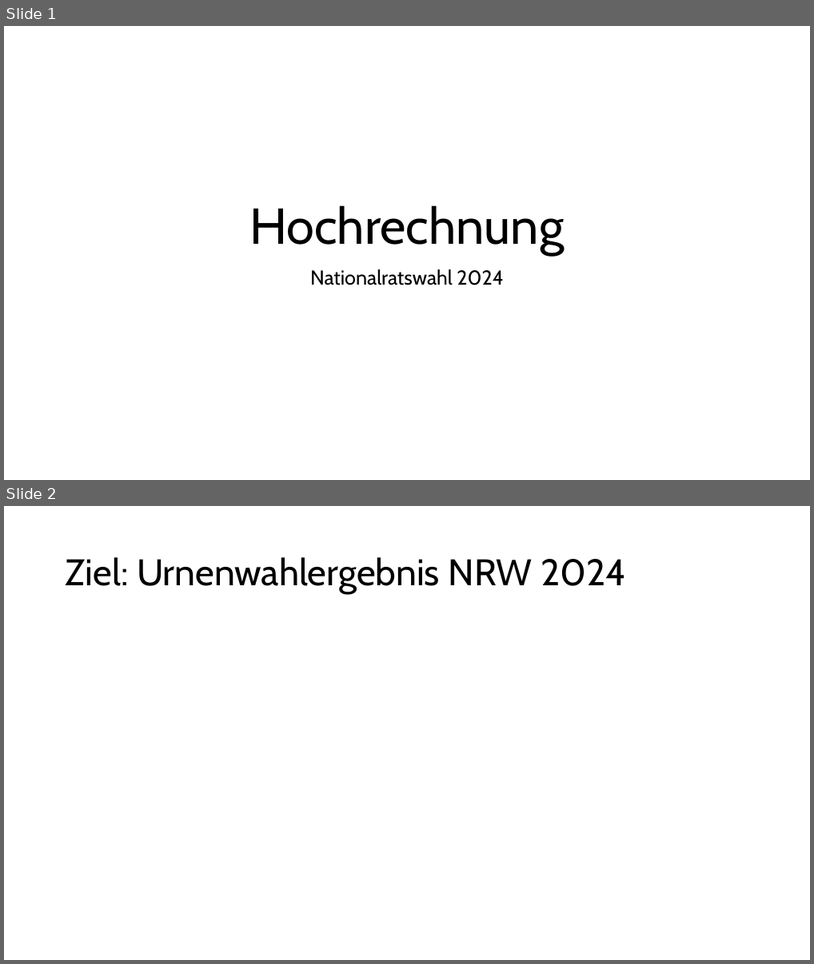
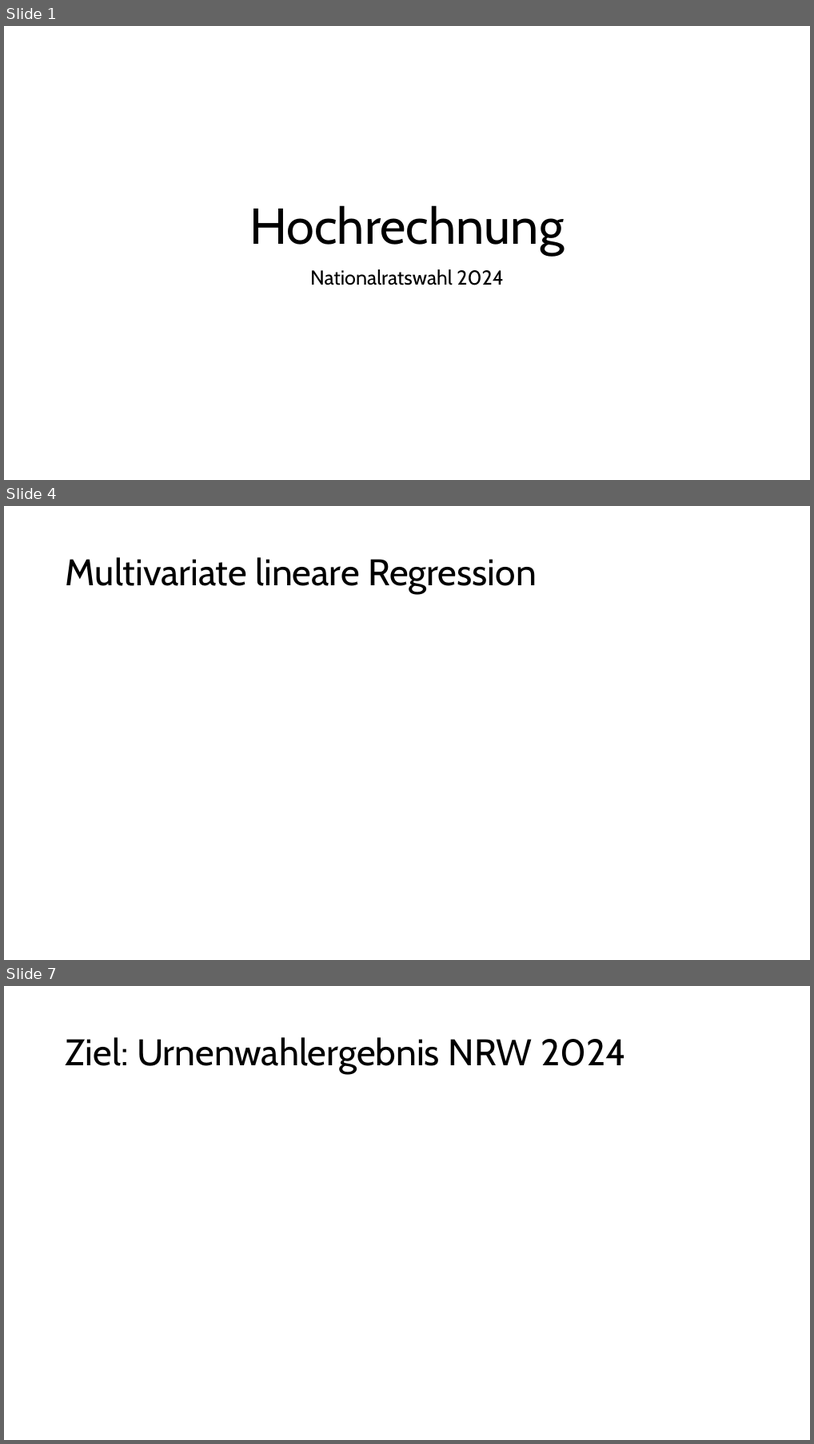
Before and after one commit to ClaraHimmelbauer/hirschwang-hochrechnung, a slide deck: report/presentation.pptx. Shown one above the other, each under a label of ours: slides 1 and 2 before the commit, slides 1, 4 and 7 after it; the slides between them are not shown. The pictures are 814x964 and 814x1444 pixels, drawn with LibreOffice and Linux fonts; fonts in the diff are those of the drawing. Boxes give left, top, right and bottom in pixels: in the first picture for what was removed or moved away, otherwise in the second. Text is boxed around its words. In the diff, an @@ line names an element or a change of style, - is before the commit and + after.

```diff
--- a/report/presentation.pptx
+++ b/report/presentation.pptx
@@ slide 4 added at (4,506,810,960), background #FFFFFF @@
@@ title added at (66,557,537,594), 44 pt, text #000000 @@
+Multivariate lineare Regression
@@ what was slide 2 is now slide 7 @@
```
Also in this commit, not shown: 6 other slides added, 1 slide removed, 10 other files.
